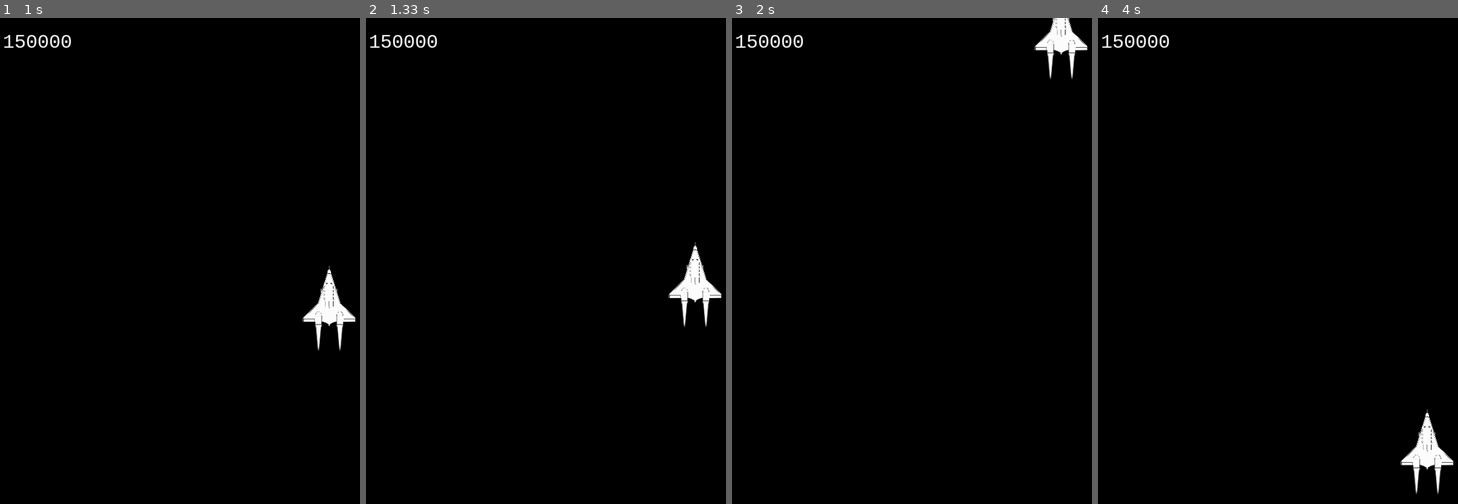
Above: before the commit, frames 1-4 (left to right).
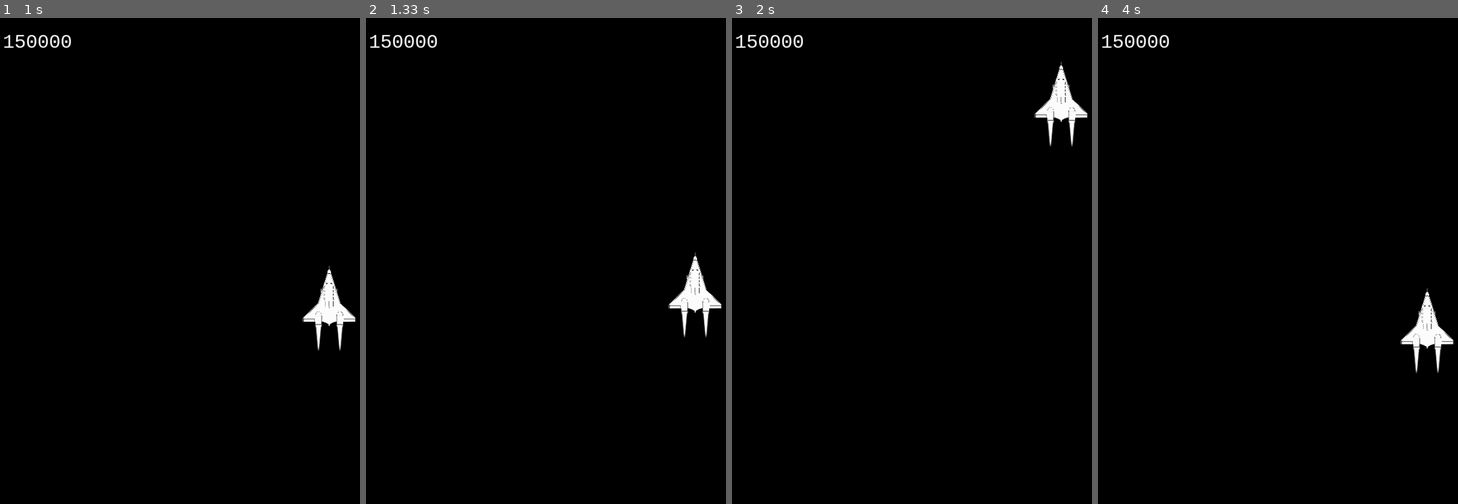
Above: after the commit, the same moments.

Repository: sd18spring/InteractiveProgramming
Game: pygame game, started from interface.py
Two runs of this game, one before a commit and one after it. Both use one fixed random seed, a clock stepped at 60 frames per second and the inputs below.
Inputs:
- Up to frame 1 (1 s): tap Enter at 0.33 s
- Up to frame 2 (1.33 s): hold Up from 1.17 s (still down)
- Up to frame 3 (2 s): release Up at 1.63 s
- Up to frame 4 (4 s): hold Up 3.17-3.53 s

Frame 1 is identical in both runs. In frame 2, 0.8% of the frame differs, in the area x 83-99%, y 46-66%; in frame 3, 1.6%; in frame 4, 1.7%, in the area x 83-99%, y 55-99%.

Commit message:
Finish movement
-Movement works
-Improved functions
-Rotation is still inneftive

Diff:
--- a/classes.py
+++ b/classes.py
@@ -24,25 +24,27 @@
 
 
 
+def rot_center(image, angle):
+    """rotate an image while keeping its center and size
+    Found online. Very helpful
+    print(type(image))
+    """
+    orig_rect = image.get_rect()
+    rot_image = pygame.transform.rotate(image, angle)
+    rot_rect = orig_rect.copy()
+    rot_rect.center = rot_image.get_rect().center
+    rot_image = rot_image.subsurface(rot_rect).copy()
+    return rot_image
 # def rot_center(image, angle):
-#     """rotate an image while keeping its center and size
-#     Found online. Very helpful
-#     print(type(image))
-#     """
-#     orig_rect = image.get_rect()
-#     rot_image = pygame.transform.rotate(image, angle)
-#     rot_rect = orig_rect.copy()
-#     rot_rect.center = rot_image.get_rect().center
-#     rot_image = rot_image.subsurface(rot_rect).copy()
-#     return rot_image
-def rot_center(image, angle):
-    """rotate a Surface, maintaining position."""
-    #DOES NOT WORK
-
-    loc = image.get_rect().center  #rot_image is not defined
-    rot_sprite = pygame.transform.rotate(image, angle)
-    rot_sprite.get_rect().center = loc
-    return rot_sprite
+#     """rotate a Surface, maintaining position."""
+#     #DOES NOT WORK
+#
+#     loc = image.get_rect().center  #rot_image is not defined
+#     rot_sprite = pygame.transform.rotate(image, angle)
+#     # rot_sprite.get_rect().center = loc
+#     rotRect = rot_sprite.get_rect()
+#     rotRect.center = loc
+#     return rot_sprite,rotRect
 
 class Ship():
     """Ship class!
@@ -63,9 +65,6 @@
     x_speed = 0
     y_speed = 0
     drift = False
-    forward  = False
-    ro = False
-    rdir = 0
     def __init__(self,x,y,angle,img,gD):
         """
         Initliazes with where the ship is facing as the angle
@@ -77,19 +76,20 @@
         self.nImage = img
         self.w,self.h = img.get_size()
         self.gD = gD
+        self.rect = img.get_rect()
     def move(self):
         """FORWARD!!!
         Moves the ship forward in the direction it's heading (its angle)
         """
         self.drift = False
-        self.x_speed += cos(radians(self.angle))*.7
-        self.y_speed += sin(radians(self.angle))*.7
+        self.x_speed += cos(radians(self.angle))*.4
+        self.y_speed += sin(radians(self.angle))*.4
         # if sqrt(self.x_speed**2+self.y_speed**2) < 10:
 
-    def rotate(self):
+    def rotate(self,posNeg):
         """Rotates ship"""
-        self.nImage = rot_center(self.oImage,self.rdir*3+(270-self.angle))
-        self.angle -= self.rdir*3
+        self.nImage = rot_center(self.oImage,posNeg*3+(270-self.angle))
+        self.angle -= posNeg*3
 
     def update(self):
         """MAGIC
@@ -98,7 +98,8 @@
         """
         width,height = self.gD.get_size()
         speed = sqrt(self.x_speed**2+self.y_speed**2)
-        if speed < .02 and self.drift:
+        # print(speed)
+        if speed < .08 and self.drift:
             self.drift = False
             self.x_speed = 0
             self.y_speed = 0
@@ -107,14 +108,14 @@
             self.x_speed = cos(radians(self.angle))*10
             self.y_speed = sin(radians(self.angle))*10
         if self.drift:
-            theta = atan(self.y_speed/self.x_speed)
-            self.x_speed -= cos(theta)*speed*.02
-            self.y_speed -= sin(theta)*speed*.02
+            #theta = atan(self.y_speed/self.x_speed)
+            self.x_speed *= .98
+            self.y_speed *= .98
 
-        if self.forward:
-            self.move()
-        if self.ro:
-            self.rotate()
+        # if self.forward:
+        #     self.move()
+        # if self.ro:
+        #     self.rotate()
 
         self.y += self.y_speed
         self.x += self.x_speed
--- a/interface.py
+++ b/interface.py
@@ -40,24 +40,19 @@
         if event.type == pygame.QUIT:
             running = False
         # print(event)
-
-        if event.type == pygame.KEYDOWN:
-            if event.key == pygame.K_UP:
-                ship.forward = True
-            if event.key == pygame.K_LEFT:
-                ship.ro = True
-                ship.rdir = 1
-            if event.key == pygame.K_RIGHT:
-                ship.ro = True
-                ship.rdir = -1
         if event.type == pygame.KEYUP:
-            if event.key == pygame.K_LEFT or event.key == pygame.K_RIGHT:
-                ship.ro = False
-            if event.key == pygame.K_UP:
-                ship.drift = True
-                ship.forward = False
             if event.key == pygame.K_q:
                 running = False
+    keys_pressed = pygame.key.get_pressed()
+
+    if keys_pressed[pygame.K_UP]:
+        ship.move()
+    else:
+        ship.drift = True
+    if keys_pressed[pygame.K_LEFT]:
+        ship.rotate(1)
+    if keys_pressed[pygame.K_RIGHT]:
+        ship.rotate(-1)
 
     gameDisplay.fill(black)
     gui.update(150000)
